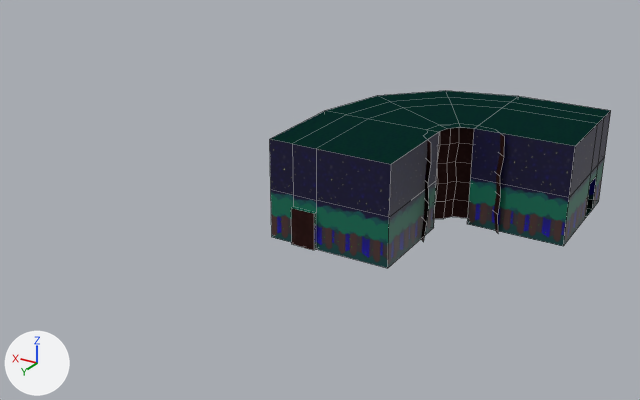
The Blender file Assets/World/C10L1/raw/C10L1.blend, before and after one commit.
One viewpoint serves both versions: a camera (50 mm lens) standing at (6.0, 75.2, 29.7) and looking at (38.3, 21.3, 2.7). The lights are fixed; the arrows at lower left show +X, +Y and +Z. Mesh edges are drawn as thin lines. The same objects are shown in both versions, whatever each file hides.

Names of what the first picture shows: 'Room2'.
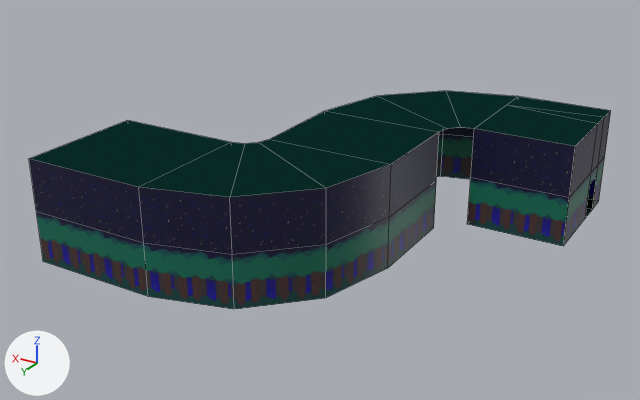
What differs and where, as boxes [x1, y1, x2, y2] in the pictures (640 x 400 px; the box of a moved part takes in the faces that stretch with it):
'Room2', reshaped (70% wider, 23% taller)
    before: [270, 91, 611, 268]
    after: [29, 91, 611, 309]
part 1 of me_plane_001, deleted (black)
    before: [421, 128, 504, 242]
part 2 of me_plane_001, moved or reshaped
    before: [271, 91, 593, 268]
    after: [29, 91, 593, 309]
part 3 of me_plane_001, surface changed
    before: [270, 139, 391, 217]
    after: [326, 164, 391, 244]

Diff of the bpy script that builds the scene:
```diff
--- a/Assets/World/C10L1/raw/C10L1.blend.py
+++ b/Assets/World/C10L1/raw/C10L1.blend.py
@@ me_plane_001 @@
 # used by ob_room2; location = (0.0, 0.0, 0.0)
-me_plane_001.from_pydata(...)  # 136 vertices, 107 faces; spans x 21.2..41.0, y 4.0..24.2, z 0.0..8.0
+me_plane_001.from_pydata(...)  # 73 vertices, 57 faces; spans x 21.2..53.0, y 4.0..36.0, z 0.0..8.0
+# me_plane_001 part 1: the loose piece of 66 vertices spanning x 26.2..32.2, y 12.8..18.8, z 0.0..8.0 is deleted
+# me_plane_001 part 2
+# 16 vertices are removed from x 29.0..39.0, y 6.0..24.2, z 0.0..8.0
+# 27 faces are deleted
+# 6 vertices move from x 37.0..39.0, y 24.0..24.2, z 3.0..8.0 to x 32.6..42.0, y 25.0..30.0, z 0.0..8.0
+# 13 vertices are added at x 29.0..43.0, y 7.0..36.0, z 0.0..8.0
+# 6 new vertices lie (10.0, 0.0, 0.0) away from vertices in x 43.0, y 26.0..36.0, z 0.0..8.0
+# 13 new faces join them, mat_uv_grass_c10l1_night
+# 8 new faces join them, mat_uv_wallpaper_night_forest (picture img_tx_wallpaper_night_forest_png)
+# 6 new faces join them, mat_uv_wallpaper_night_sky (picture img_tx_wallpaper_night_sky_png)
+# me_plane_001 part 3: 2 kept faces spanning x 31.0..41.3, y 24.0..30.0, z 4.0..8.0 get new texture (UV) coordinates
 me_plane_001.materials.append(mat_uv_grass_c10l1_night)
@@ me_plane_001 @@
 me_plane_001.materials.append(mat_uv_wallpaper_night_sky)
-me_plane_001.materials.append(mat_uv_wallpaper_trunk)  # picture img_tx_wallpaper_trunk_png
```
